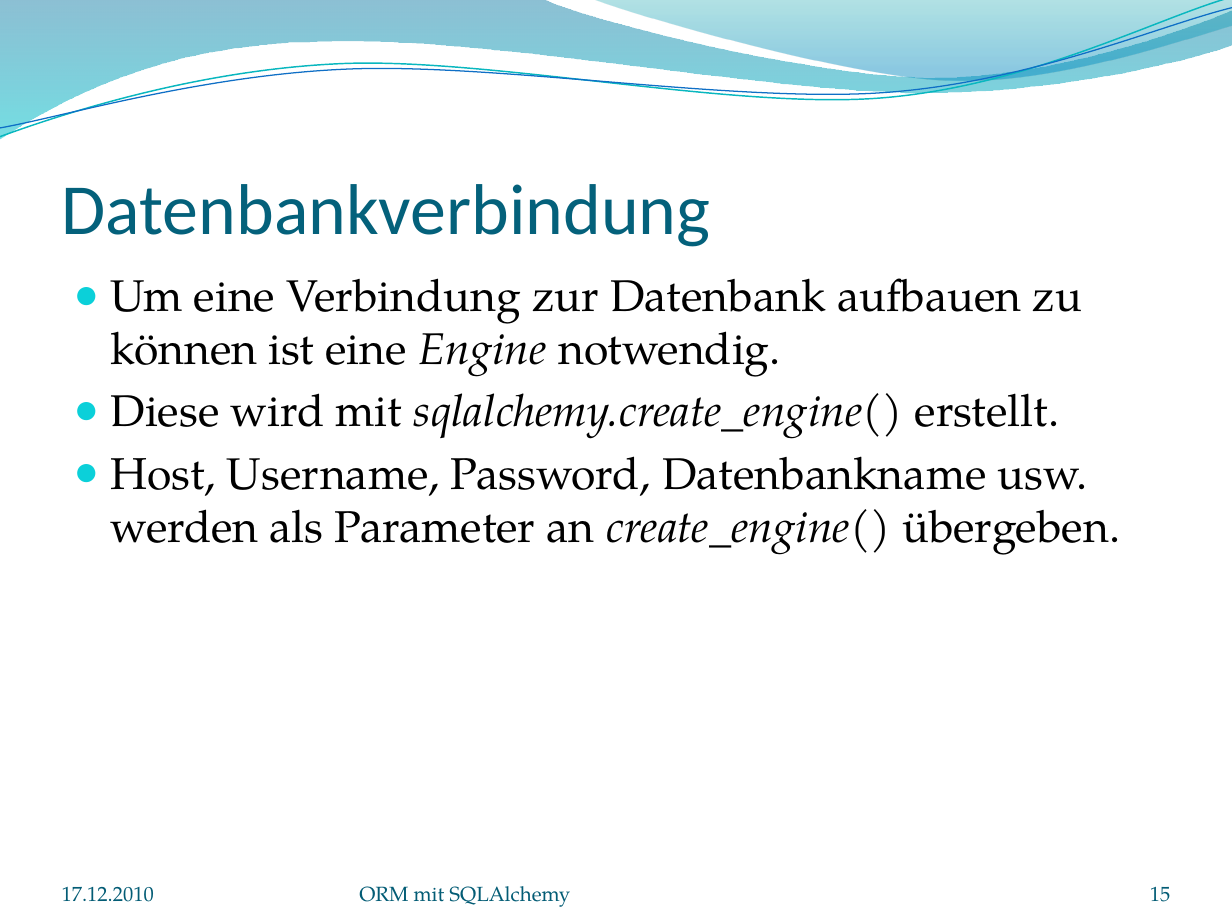
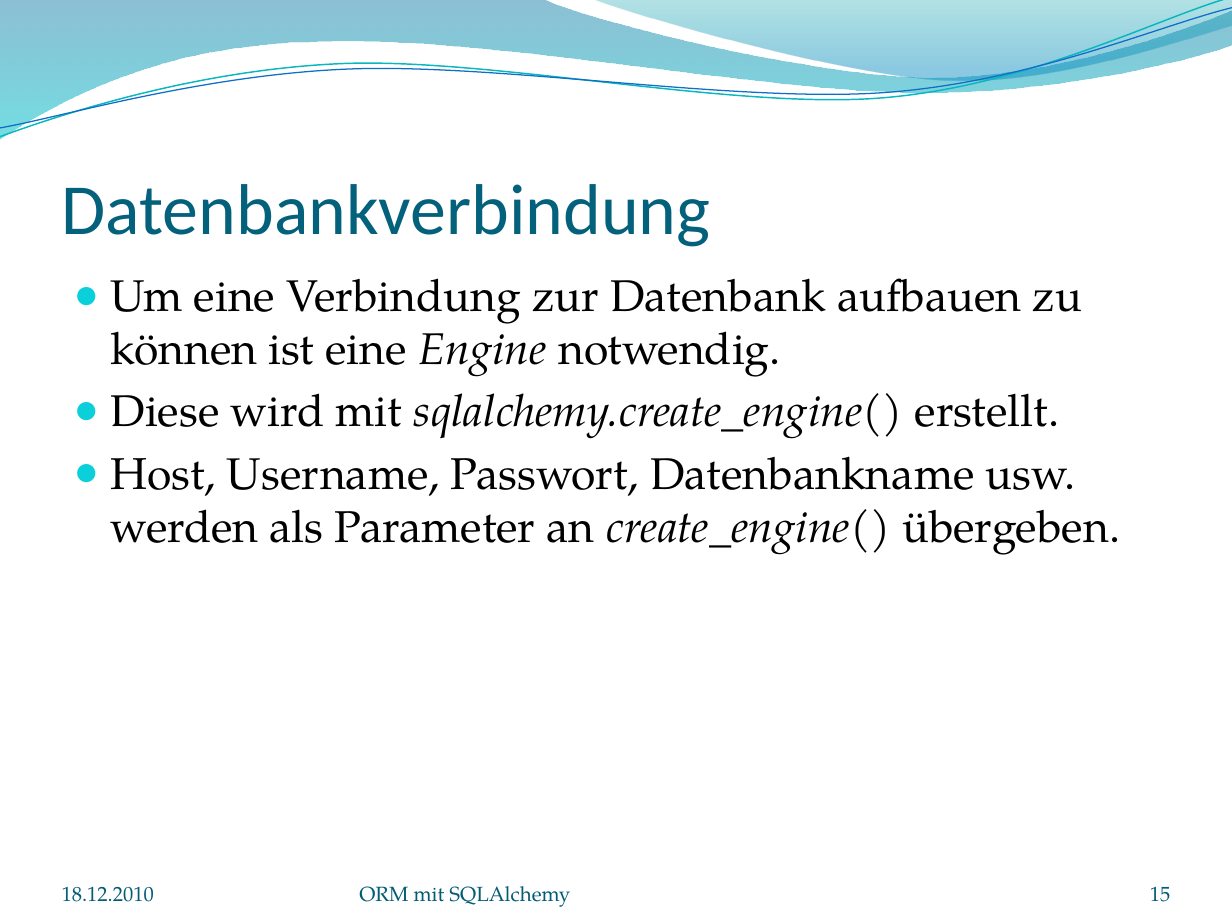
Before and after one commit to ThiefMaster/seminararbeit-bachelor, a slide deck: slide 15 of ORM_mit_SQLAlchemy.pptx. Drawn at 1232x924 pixels with LibreOffice and Linux fonts; fonts in the diff are those of the drawing; background and template pictures are left out. Boxes give left, top, right and bottom in pixels: in the first picture for what was removed or moved away, otherwise in the second. Text is boxed around its words. In the diff, an @@ line names an element or a change of style, - is before the commit and + after.

Commit message:
Update presentation

```diff
--- a/ORM_mit_SQLAlchemy.pptx
+++ b/ORM_mit_SQLAlchemy.pptx
@@ text at bbox=[111, 456, 1120, 555]: text changed @@
-● Host, Username, Password, Datenbankname usw. werden als Parameter an create_engine() übergeben.
+● Host, Username, Passwort, Datenbankname usw. werden als Parameter an create_engine() übergeben.
@@ text at bbox=[62, 887, 154, 902]: text changed @@
-17.12.2010
+18.12.2010
```
Also in this commit, not shown: 21 other slides changed.
